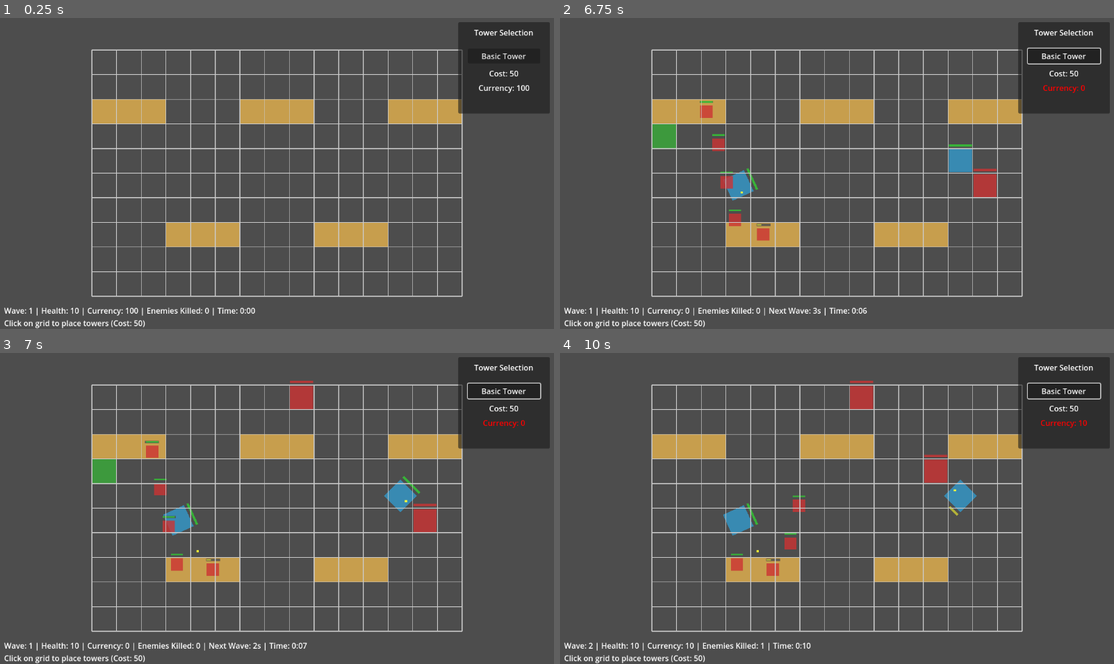
Above: before the commit, frames 1-4 (two rows, left to right).
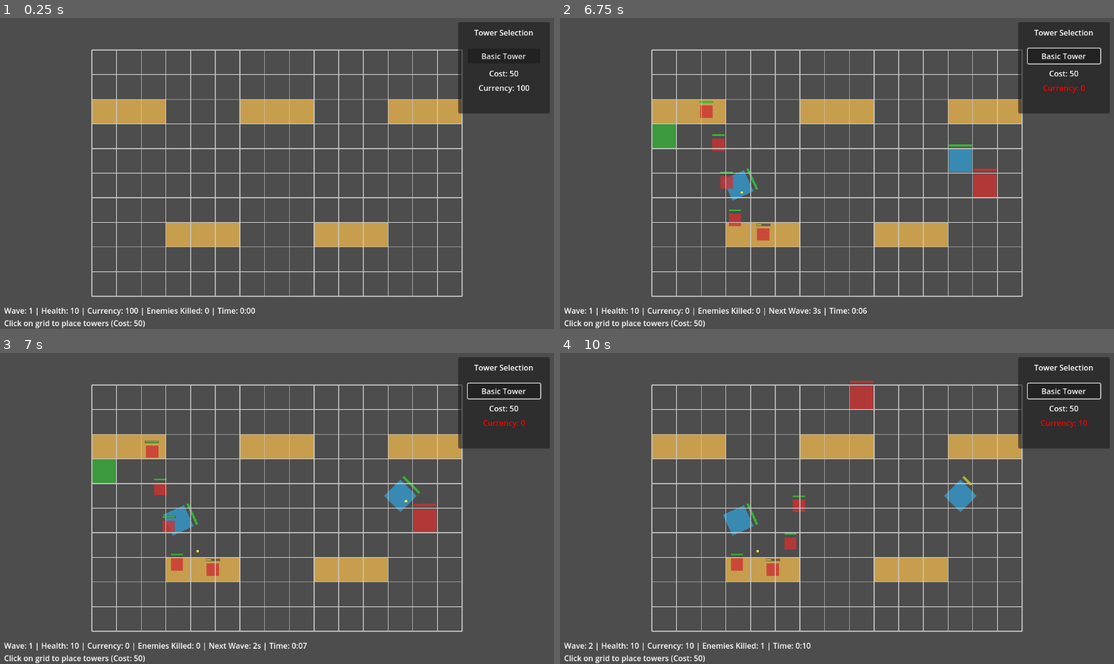
Above: after the commit, the same moments.

Repository: rivie13/CyberCrawler_basic_tower_defense_demo
Game: Godot game, scene res://scenes/Main.tscn
Same seed, same stepped clock (60 frames per second), same inputs: the game is played once before the commit and once after it.
Inputs (mouse positions are in pixels of both pictures, inside the frame that each line leads up to):
- Up to frame 1 (0.25 s): no input
- Up to frame 2 (6.75 s): click "Basic Tower" at 0.5 s; click "Basic Tower" at 1.25 s; click "Basic Tower" at 2 s; tap G at 2.75 s; move the mouse to (958, 157) at 2.77 s; click (958, 157) at 2.92 s; move the mouse to (726, 189) at 3.52 s; click (726, 189) at 3.67 s; move the mouse to (892, 105) at 4.27 s; click (892, 105) at 4.42 s; move the mouse to (809, 235) at 5.02 s; click (809, 235) at 5.17 s; move the mouse to (1003, 220) at 5.77 s; click (1003, 220) at 5.92 s; move the mouse to (670, 126) at 6.52 s; click (670, 126) at 6.67 s
- Up to frame 3 (7 s): no input
- Up to frame 4 (10 s): move the mouse to (864, 508) at 7.27 s; click (864, 508) at 7.42 s; move the mouse to (753, 430) at 8.02 s; click (753, 430) at 8.17 s; move the mouse to (958, 492) at 8.77 s; click (958, 492) at 8.92 s; move the mouse to (726, 524) at 9.52 s; click (726, 524) at 9.67 s

Frames 1-2 are identical in both runs. In frame 3, 0.4% of the frame differs, in the area x 52-57%, y 8-19%; in frame 4, 0.4%, in the area x 65-75%, y 32-53%.

Commit message:
feat: Improve alert system responsiveness for testing
- Lower burst placement threshold from 3 to 2 towers within 5 seconds
- Lower powerful tower threshold: damage from 3 to 1, range from 200 to 120
- Lower exit proximity severity threshold from 0.6 to 0.4
- Verified multiple alert types now trigger properly:
  - HONEYPOT_TRAP_DETECTED (working)
  - TOO_MANY_TOWERS_AT_ONCE (now working)
  - Ready to test remaining alert types

Diff:
--- a/cybercrawler_basictowerdefense/scripts/Rival/RivalAlertSystem.gd
+++ b/cybercrawler_basictowerdefense/scripts/Rival/RivalAlertSystem.gd
@@ -15,11 +15,11 @@
 
 # Alert configuration
 @export var time_window_for_burst: float = 5.0  # Time window to check for "at once" placements
-@export var max_towers_per_burst: int = 3  # Max towers allowed in time window
-@export var max_powerful_towers_per_burst: int = 2  # Max powerful towers in time window
+@export var max_towers_per_burst: int = 2  # Max towers allowed in time window (lowered from 3 for testing)
+@export var max_powerful_towers_per_burst: int = 1  # Max powerful towers in time window (lowered from 2 for testing)
 @export var exit_proximity_threshold: int = 3  # Grid cells from exit point
-@export var powerful_tower_damage_threshold: int = 3  # Damage threshold for "powerful" towers
-@export var powerful_tower_range_threshold: float = 200.0  # Range threshold for "powerful" towers
+@export var powerful_tower_damage_threshold: int = 1  # Damage threshold for "powerful" towers (lowered from 3 for testing)
+@export var powerful_tower_range_threshold: float = 120.0  # Range threshold for "powerful" towers (lowered from 200 for testing)
 
 # State tracking
 var recent_tower_placements: Array = []  # Array of {position: Vector2i, timestamp: float, tower_stats: Dictionary}
@@ -138,7 +138,7 @@
 
 		alert_factors["exit_proximity"] = severity
 
-		if severity >= 0.6:
+		if severity >= 0.4:  # Lowered from 0.6 for testing
 			alert_triggered.emit("TOWERS_TOO_CLOSE_TO_EXIT", severity)
 			print("RivalAlertSystem: EXIT PROXIMITY ALERT - Tower placed too close to exit too soon (severity: ", severity, ")")
 
